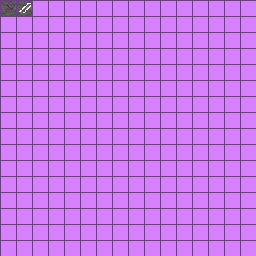
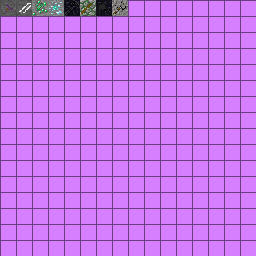
Revision of a layered 256×256 image; what changed, layer by layer:
added layer "Lava Axe Handle" above "Lava Axe Head" over bbox(112, 0, 128, 16)
added layer "Lava Axe Head" above "Staff1 Handle" over bbox(96, 0, 112, 16)
added layer "Staff1 Handle" above "Staff 2 Handle" over bbox(80, 0, 96, 16)
added layer "Staff 2 Handle" above "Staff 2 jem" over bbox(64, 0, 80, 16)
added layer "Staff 2 jem" above "staff1 jem" over bbox(48, 0, 64, 16)
added layer "staff1 jem" above "Punisher Blade" over bbox(32, 0, 48, 16)
renamed "Layer 2" to "Punisher Blade", painted on it over bbox(16, 0, 32, 16)
renamed "Layer 1" to "Punisher Hilt", painted on it over bbox(0, 0, 16, 16)
